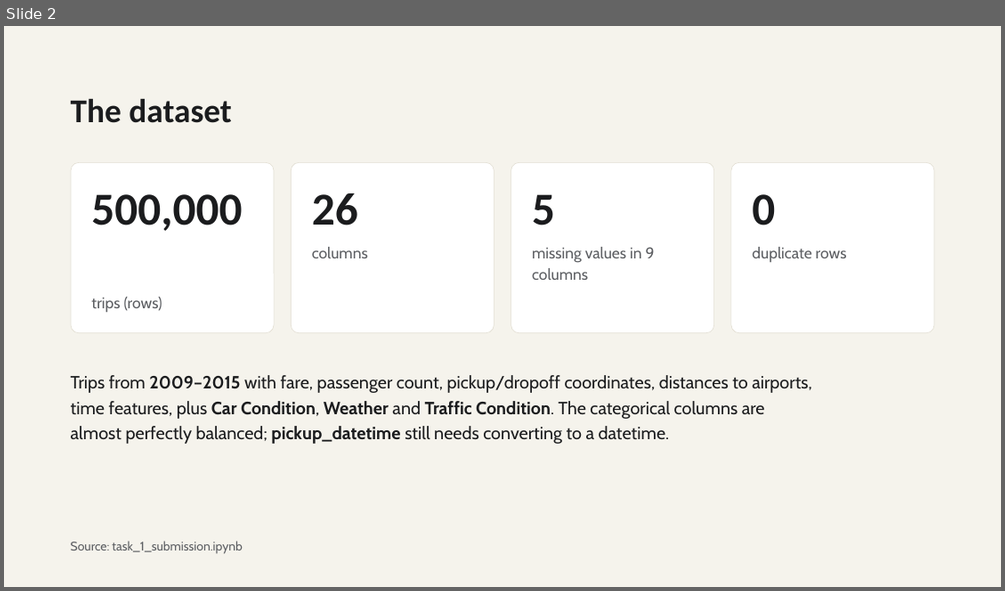
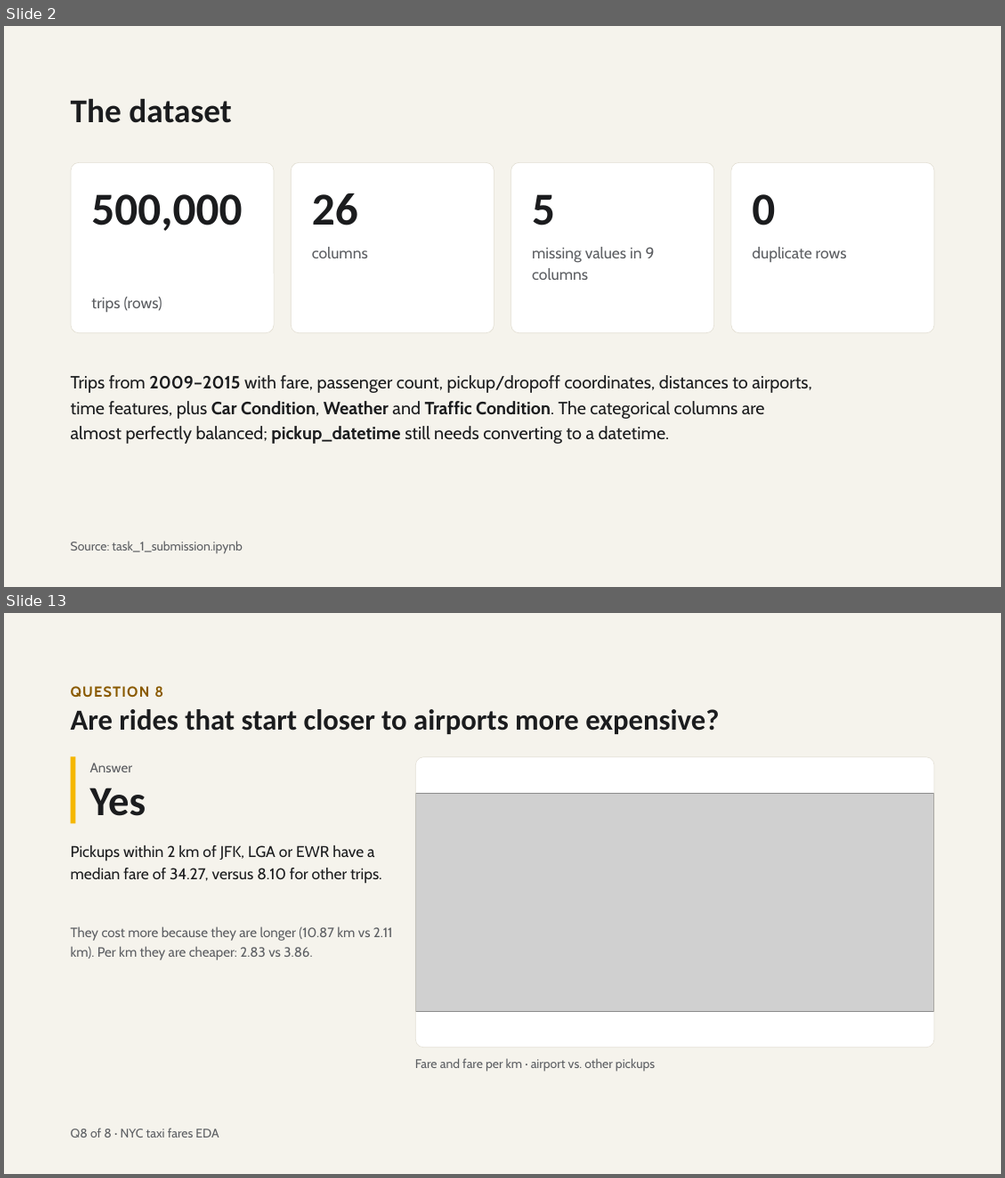
Before and after one commit to Youssef57-T/Cellula-Internship-MlEngineer, a slide deck: NYC Taxi Fares — 8 Questions.pptx. Shown one above the other, each under a label of ours: slide 2 before the commit, slides 2 and 13 after it; the slides between them are not shown. The pictures are 1005x591 and 1005x1178 pixels, drawn with LibreOffice and Linux fonts; fonts in the diff are those of the drawing; grey boxes stand for pictures. Boxes give left, top, right and bottom in pixels: in the first picture for what was removed or moved away, otherwise in the second. Text is boxed around its words. In the diff, an @@ line names an element or a change of style, - is before the commit and + after.

```diff
--- a/NYC Taxi Fares — 8 Questions.pptx
+++ b/NYC Taxi Fares — 8 Questions.pptx
@@ slide 13 added at [4, 613, 1001, 1174], background #F5F3EC @@
@@ text added at [71, 686, 163, 698], 14 pt, text #8A5A00, bold @@
+QUESTION 8
@@ text added at [71, 709, 719, 734], 28 pt, text #1B1C1E, bold @@
+Are rides that start closer to airports more expensive?
@@ line added from (73, 756) to (73, 823), #F5B700 5 pt @@
@@ text added at [90, 763, 133, 772], 13 pt, text #5D5F63 @@
+Answer
@@ rounded rectangle added at [415, 756, 934, 1047], fill #FFFFFF @@
@@ rounded rectangle added at [415, 757, 934, 1047], outline #E2DED2 0.5 pt @@
@@ text added at [90, 787, 146, 816], 40 pt, text #1B1C1E, bold @@
+Yes
@@ picture added at [416, 793, 934, 1011] @@
@@ text added at [71, 845, 382, 884], 15 pt, text #1B1C1E @@
+Pickups within 2 km of JFK, LGA or EWR have a median fare of 34.27, versus 8.10 for other trips.
@@ text added at [71, 926, 393, 959], 13 pt, text #5D5F63 @@
+They cost more because they are longer (10.87 km vs 2.11 km). Per km they are cheaper: 2.83 vs 3.86.
@@ text added at [415, 1058, 655, 1071], 12 pt, text #5D5F63 @@
+Fare and fare per km · airport vs. other pickups
@@ text added at [71, 1127, 218, 1137], 12 pt, text #5D5F63 @@
+Q8 of 8 · NYC taxi fares EDA
```
Also in this commit, not shown: 10 slides changed, 1 other slide added, 1 slide removed.
